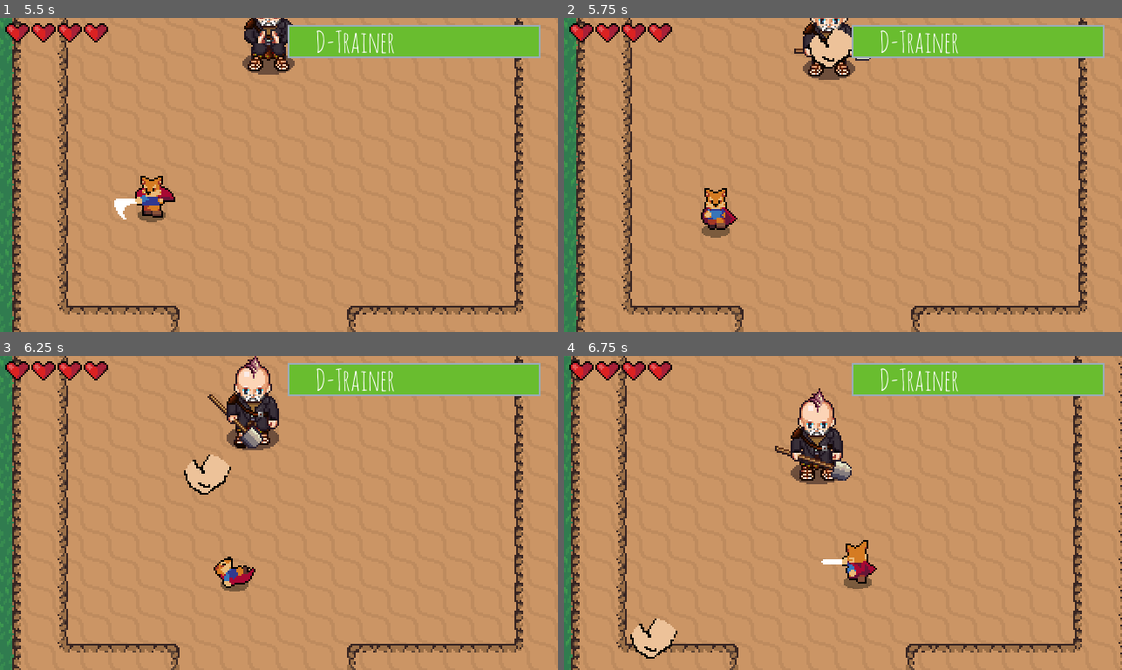
Above: before the commit, frames 1-4 (two rows, left to right).
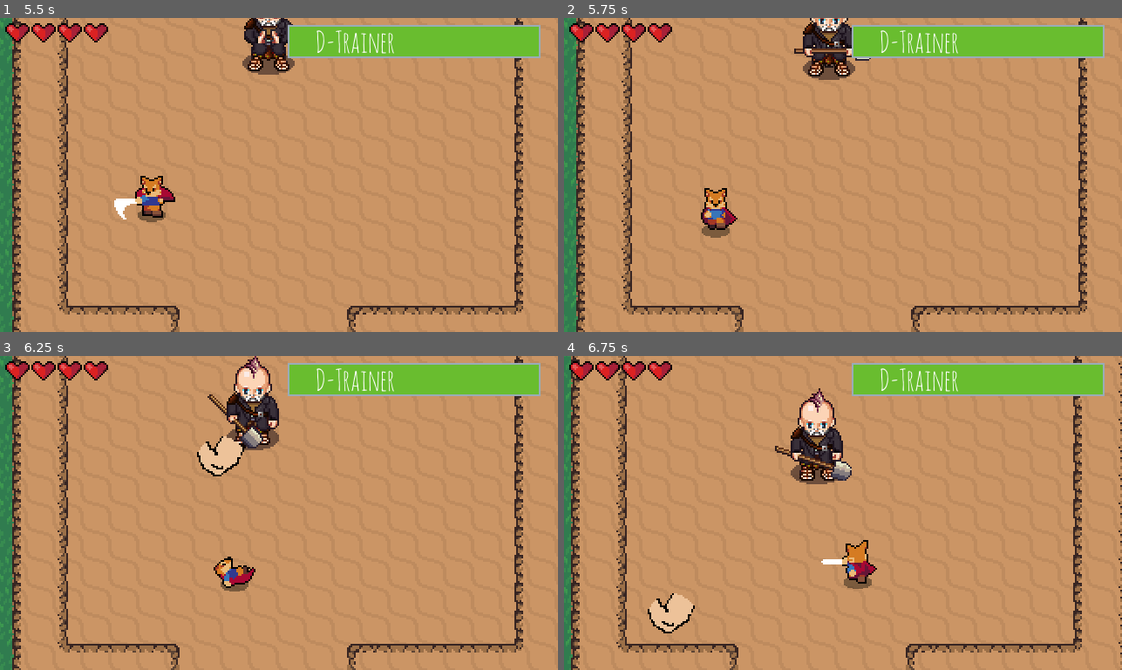
Above: after the commit, the same moments.

Repository: Ciaran-Whyte/8bitBosses
Game: Godot game, scene res://World.tscn
Two runs of this game, one before a commit and one after it. Both use one fixed random seed, a clock stepped at 60 frames per second and the inputs below.
Inputs:
- Up to frame 1 (5.5 s): tap Enter (ui_accept) at 0.5, 0.77, 1.52, 3.02, 3.77, 4.52 s; hold Right (ui_right) 0.53-1.28 s; tap X (attack) every 1.5 s from 0.6 to 5.1 s; hold Down (ui_down) 1.28-2.03 s; tap Z (roll) at 1.35, 2.85, 4.35 s; hold Right (ui_right) 2.03-2.78 s; hold Up (ui_up) 2.78-3.53 s; hold Left (ui_left) 3.53-5.03 s; hold Down (ui_down) from 5.03 s (still down)
- Up to frame 2 (5.75 s): keep holding Down (ui_down)
- Up to frame 3 (6.25 s): release Down (ui_down) at 5.78 s; hold Right (ui_right) from 5.78 s (still down); tap Z (roll) at 5.85 s; tap Enter (ui_accept) at 6.02 s
- Up to frame 4 (6.75 s): release Right (ui_right) at 6.53 s; hold Up (ui_up) from 6.53 s (still down); tap X (attack) at 6.6 s

Frame 1 is identical in both runs. In frame 2, 0.7% of the frame differs, in the area x 43-52%, y 3-17%; in frame 3, 1.0%; in frame 4, 1.2%, in the area x 11-24%, y 75-97%.

Commit message:
thaiFive will now continue on its init vector past the player

Diff:
--- a/Enemies/thaiFive.gd
+++ b/Enemies/thaiFive.gd
@@ -1,11 +1,11 @@
 extends KinematicBody2D
 
-const MAX_SPEED = 100
-const ACCELERATION = 5
+const MAX_SPEED = 60
+const ACCELERATION = 4
 
 var velocity  = Vector2.ZERO
 var player = null
-var init_player_pos = null
+var target = null
 
 
 func _ready():
@@ -16,9 +16,8 @@
 
 func _physics_process(delta):
 	if player != null:
-		if init_player_pos == null:
-			init_player_pos = player.global_position
-		var target = ( init_player_pos - self.global_position ).normalized()
+		if target == null:
+			target = ( player.global_position  - self.global_position ).normalized()
 		velocity = velocity.move_toward(target * MAX_SPEED, ACCELERATION * delta )
 		var hit = move_and_collide(velocity)
 		if hit != null:
